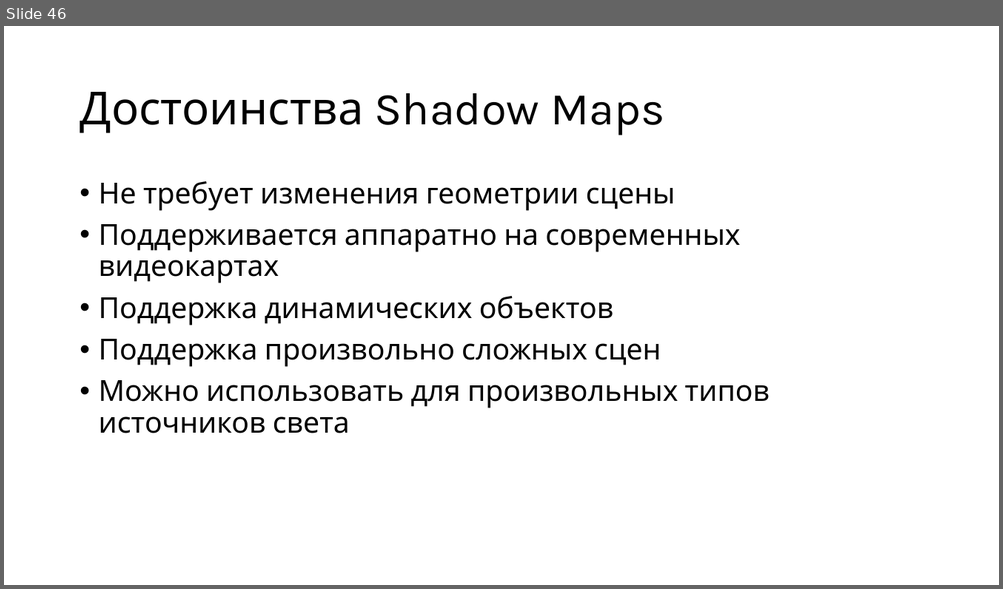
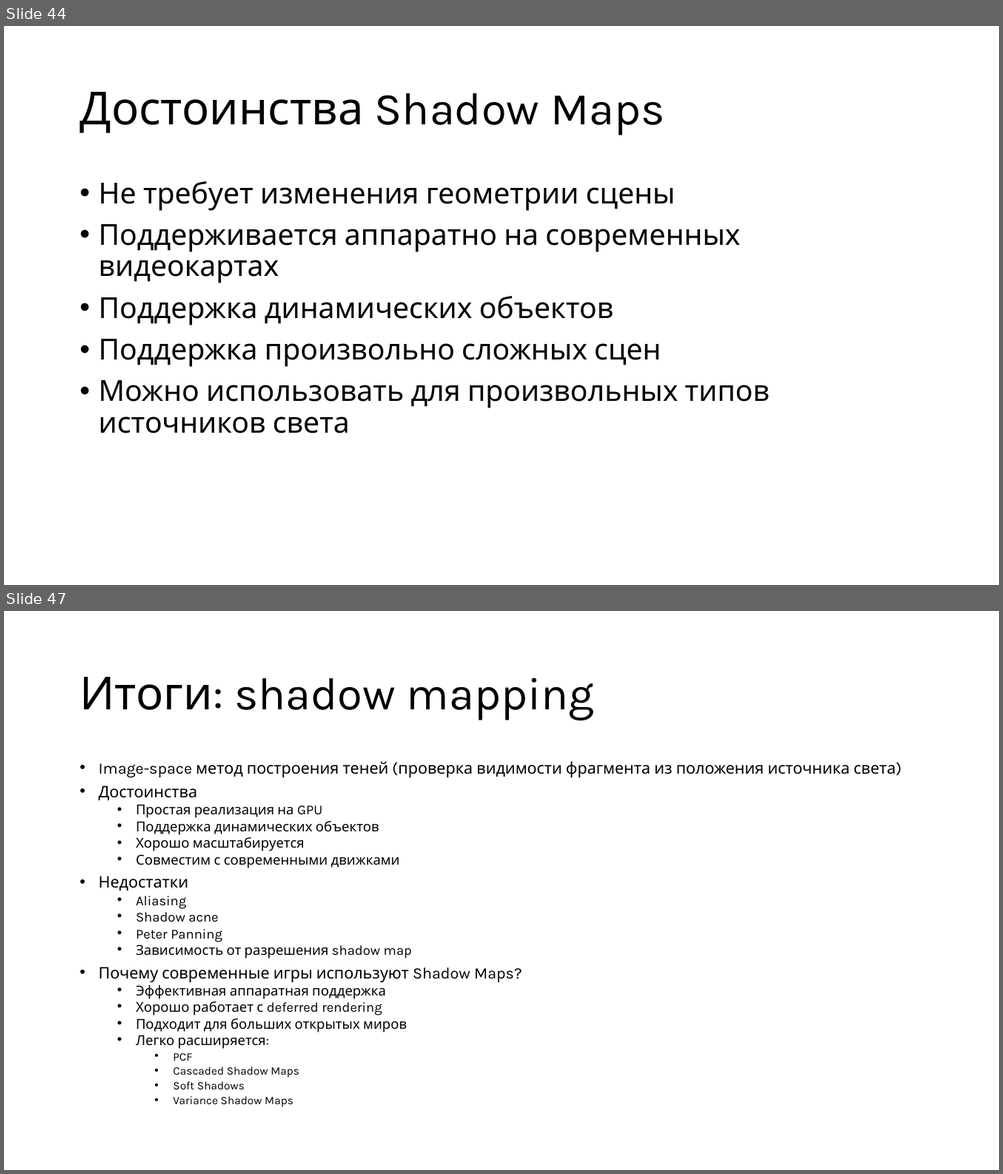
Before and after one commit to alexey-malov/cg-course, a slide deck: lectures/11/11 - Визуализация теней.pptx. Shown one above the other, each under a label of ours: slide 46 before the commit, slides 44 and 47 after it; the slides between them are not shown. The pictures are 1003x589 and 1003x1174 pixels, drawn with LibreOffice and Linux fonts; fonts in the diff are those of the drawing. Boxes give left, top, right and bottom in pixels: in the first picture for what was removed or moved away, otherwise in the second. Text is boxed around its words. In the diff, an @@ line names an element or a change of style, - is before the commit and + after.

```diff
--- a/lectures/11/11 - Визуализация теней.pptx
+++ b/lectures/11/11 - Визуализация теней.pptx
@@ slide 47 added at [4, 611, 999, 1170], background #FFFFFF @@
@@ title added at [79, 677, 595, 721], 44 pt, text #000000 @@
+Итоги: shadow mapping
@@ text added at [99, 761, 896, 1108], 13.2 pt, text #000000 @@
+• Image-space метод построения теней (проверка видимости фрагмента из положения источника света)
+• Достоинства
+  • Простая реализация на GPU
+  • Поддержка динамических объектов
+  • Хорошо масштабируется
+  • Совместим с современными движками
+• Недостатки
+  • Aliasing
+  • Shadow acne
+  • Peter Panning
+  • Зависимость от разрешения shadow map
+• Почему современные игры используют Shadow Maps?
+  • Эффективная аппаратная поддержка
+  • Хорошо работает с deferred rendering
+  • Подходит для больших открытых миров
+  • Легко расширяется:
+    • PCF
+    • Cascaded Shadow Maps
+    • Soft Shadows
+    • Variance Shadow Maps
@@ what was slide 46 is now slide 44 @@
```
Also in this commit, not shown: 13 slides changed, 5 other slides added, 8 slides removed, 1 other file.
